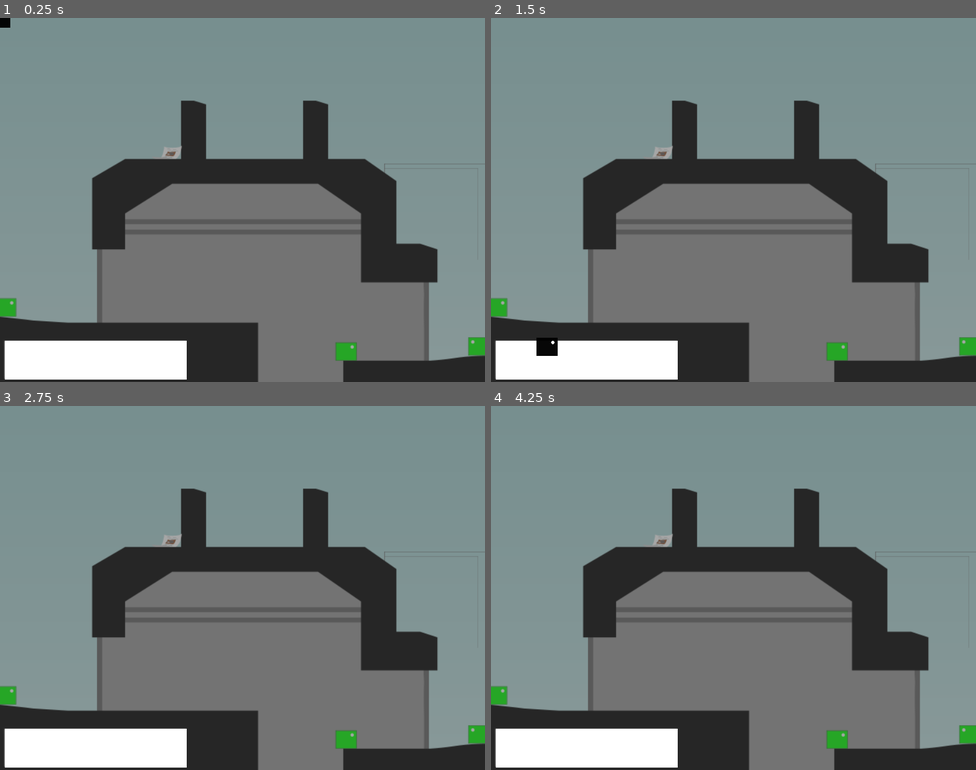
Above: before the commit, frames 1-4 (two rows, left to right).
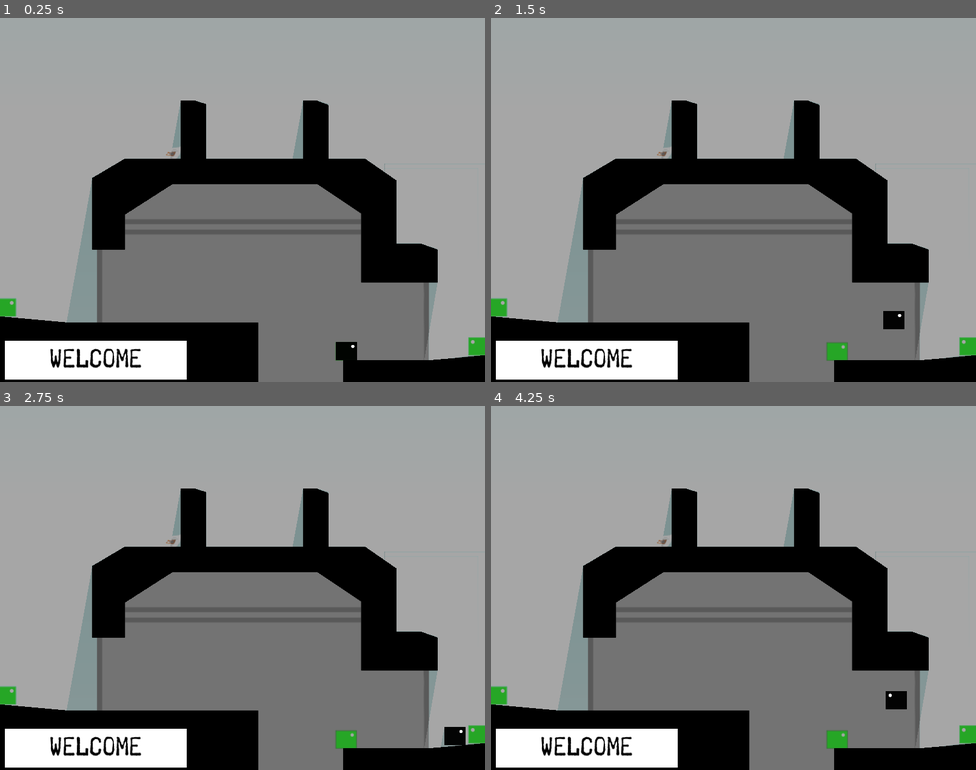
Above: after the commit, the same moments.

Repository: IntangibleMatter/PRIOR-Remake
Game: Godot game, scene res://levels/facility/welcome.tscn
Same seed, same stepped clock (60 frames per second), same inputs: the game is played once before the commit and once after it. This scene is started directly instead of the project's main scene.
Inputs (mouse positions are in pixels of both pictures, inside the frame that each line leads up to):
- Up to frame 1 (0.25 s): no input
- Up to frame 2 (1.5 s): tap Enter at 0.5 s; move the mouse to (840, 181) at 0.52 s; hold Right (move_right) 0.53-1.25 s; hold Space (move_antigrav) 0.53-1.25 s; click (840, 181) at 0.67 s; tap Up (move_jump) at 0.77 s; drag from (636, 218) to (709, 272) at 1.27 s
- Up to frame 3 (2.75 s): tap Space (move_antigrav) at 2 s; move the mouse to (291, 507) at 2.02 s; hold Right (move_right) from 2.03 s (still down); hold Shift from 2.03 s (still down)
- Up to frame 4 (4.25 s): release Right (move_right) at 2.75 s; release Shift at 2.75 s; drag from (709, 660) to (588, 533) at 2.77 s; tap Enter at 3.5, 3.6 s; move the mouse to (879, 642) at 3.52 s; hold Left (move_left) from 3.53 s (still down); tap Up (move_jump) at 3.77 s

The runs differ from the first frame. In frame 1, 70% of the frame differs, in the area x 0-100%, y 0-100%; in frame 2, 70%; in frame 3, 69%; in frame 4, 70%.

Commit message:
ending levels

Diff:
--- a/levels/facility/welcome.tscn
+++ b/levels/facility/welcome.tscn
@@ -1,9 +1,689 @@
-[gd_scene load_steps=3 format=3 uid="uid://d2imrtlg66wi7"]
+[gd_scene load_steps=97 format=3 uid="uid://d2imrtlg66wi7"]
 
 [ext_resource type="PackedScene" uid="uid://0f3ahgtchmfa" path="res://levels/levelbase.tscn" id="1_jaimx"]
 [ext_resource type="Texture2D" uid="uid://bl6153d02k0rf" path="res://assets/originalgame/levels/279.png" id="2_8koag"]
+[ext_resource type="Script" path="res://addons/rmsmartshape/shapes/shape_closed.gd" id="3_e48mp"]
+[ext_resource type="Script" path="res://addons/rmsmartshape/vertex_properties.gd" id="4_iaspg"]
+[ext_resource type="Script" path="res://addons/rmsmartshape/shapes/point.gd" id="5_sksf3"]
+[ext_resource type="Script" path="res://addons/rmsmartshape/shapes/point_array.gd" id="6_7fqqj"]
+[ext_resource type="Resource" uid="uid://q8nl5q4i4vua" path="res://assets/resources/ss2d_defaultblack.tres" id="7_2ya0y"]
+[ext_resource type="PackedScene" uid="uid://d0uvac1yihbnu" path="res://obj/components/spawn.tscn" id="8_oclgh"]
+[ext_resource type="PackedScene" uid="uid://c2bdvyo3foyww" path="res://obj/components/exit.tscn" id="8_ybb2c"]
+
+[sub_resource type="Resource" id="Resource_fqvpk"]
+script = ExtResource("4_iaspg")
+texture_idx = 0
+flip = false
+width = 1.0
+
+[sub_resource type="Resource" id="Resource_lmq2m"]
+script = ExtResource("5_sksf3")
+position = Vector2(0, 984)
+point_in = Vector2(0, 0)
+point_out = Vector2(0, 0)
+properties = SubResource("Resource_fqvpk")
+
+[sub_resource type="Resource" id="Resource_olkwt"]
+script = ExtResource("4_iaspg")
+texture_idx = 0
+flip = false
+width = 1.0
+
+[sub_resource type="Resource" id="Resource_6dh7t"]
+script = ExtResource("5_sksf3")
+position = Vector2(220, 1004)
+point_in = Vector2(0, 0)
+point_out = Vector2(0, 0)
+properties = SubResource("Resource_olkwt")
+
+[sub_resource type="Resource" id="Resource_jb1gk"]
+script = ExtResource("4_iaspg")
+texture_idx = -28
+flip = false
+width = 1.0
+
+[sub_resource type="Resource" id="Resource_8oe68"]
+script = ExtResource("5_sksf3")
+position = Vector2(-32, 1280)
+point_in = Vector2(0, 0)
+point_out = Vector2(0, 0)
+properties = SubResource("Resource_jb1gk")
+
+[sub_resource type="Resource" id="Resource_5xdyg"]
+script = ExtResource("4_iaspg")
+texture_idx = 0
+flip = false
+width = 1.0
+
+[sub_resource type="Resource" id="Resource_7s574"]
+script = ExtResource("5_sksf3")
+position = Vector2(0, 984)
+point_in = Vector2(0, 0)
+point_out = Vector2(0, 0)
+properties = SubResource("Resource_5xdyg")
+
+[sub_resource type="Resource" id="Resource_mcxbs"]
+script = ExtResource("4_iaspg")
+texture_idx = 67
+flip = false
+width = 1.0
+
+[sub_resource type="Resource" id="Resource_5stpx"]
+script = ExtResource("5_sksf3")
+position = Vector2(1664, 1280)
+point_in = Vector2(0, 0)
+point_out = Vector2(0, 0)
+properties = SubResource("Resource_mcxbs")
+
+[sub_resource type="Resource" id="Resource_nox5q"]
+script = ExtResource("4_iaspg")
+texture_idx = -10
+flip = false
+width = 1.0
+
+[sub_resource type="Resource" id="Resource_sy7vf"]
+script = ExtResource("5_sksf3")
+position = Vector2(852, 1004)
+point_in = Vector2(0, 0)
+point_out = Vector2(0, 0)
+properties = SubResource("Resource_nox5q")
+
+[sub_resource type="Resource" id="Resource_n15ds"]
+script = ExtResource("4_iaspg")
+texture_idx = 0
+flip = false
+width = 1.0
+
+[sub_resource type="Resource" id="Resource_e8mkt"]
+script = ExtResource("5_sksf3")
+position = Vector2(852, 1272)
+point_in = Vector2(0, 0)
+point_out = Vector2(0, 0)
+properties = SubResource("Resource_n15ds")
+
+[sub_resource type="Resource" id="Resource_rmndu"]
+script = ExtResource("4_iaspg")
+texture_idx = 0
+flip = false
+width = 1.0
+
+[sub_resource type="Resource" id="Resource_dt70d"]
+script = ExtResource("5_sksf3")
+position = Vector2(1132, 1272)
+point_in = Vector2(0, 0)
+point_out = Vector2(0, 0)
+properties = SubResource("Resource_rmndu")
+
+[sub_resource type="Resource" id="Resource_7mfwa"]
+script = ExtResource("4_iaspg")
+texture_idx = 0
+flip = false
+width = 1.0
+
+[sub_resource type="Resource" id="Resource_eg68c"]
+script = ExtResource("5_sksf3")
+position = Vector2(1132, 1128)
+point_in = Vector2(0, 0)
+point_out = Vector2(0, 0)
+properties = SubResource("Resource_7mfwa")
+
+[sub_resource type="Resource" id="Resource_f16ap"]
+script = ExtResource("4_iaspg")
+texture_idx = 0
+flip = false
+width = 1.0
+
+[sub_resource type="Resource" id="Resource_sttbb"]
+script = ExtResource("5_sksf3")
+position = Vector2(1664, 1112)
+point_in = Vector2(0, 0)
+point_out = Vector2(0, 0)
+properties = SubResource("Resource_f16ap")
+
+[sub_resource type="Resource" id="Resource_ejttc"]
+script = ExtResource("4_iaspg")
+texture_idx = 0
+flip = false
+width = 1.0
+
+[sub_resource type="Resource" id="Resource_xw4t8"]
+script = ExtResource("5_sksf3")
+position = Vector2(1424, 1128)
+point_in = Vector2(0, 0)
+point_out = Vector2(0, 0)
+properties = SubResource("Resource_ejttc")
+
+[sub_resource type="Resource" id="Resource_nvysd"]
+script = ExtResource("4_iaspg")
+texture_idx = 0
+flip = false
+width = 1.0
+
+[sub_resource type="Resource" id="Resource_w4t0l"]
+script = ExtResource("5_sksf3")
+position = Vector2(1520, 1120)
+point_in = Vector2(0, 0)
+point_out = Vector2(0, 0)
+properties = SubResource("Resource_nvysd")
+
+[sub_resource type="Resource" id="Resource_3n7ig"]
+script = ExtResource("4_iaspg")
+texture_idx = 0
+flip = false
+width = 1.0
+
+[sub_resource type="Resource" id="Resource_vp304"]
+script = ExtResource("5_sksf3")
+position = Vector2(1600, 1112)
+point_in = Vector2(0, 0)
+point_out = Vector2(0, 0)
+properties = SubResource("Resource_3n7ig")
+
+[sub_resource type="Resource" id="Resource_j2r0a"]
+script = ExtResource("4_iaspg")
+texture_idx = 0
+flip = false
+width = 1.0
+
+[sub_resource type="Resource" id="Resource_vlb67"]
+script = ExtResource("5_sksf3")
+position = Vector2(-32, 984)
+point_in = Vector2(0, 0)
+point_out = Vector2(0, 0)
+properties = SubResource("Resource_j2r0a")
+
+[sub_resource type="Resource" id="Resource_i8llm"]
+script = ExtResource("6_7fqqj")
+_points = {
+0: SubResource("Resource_lmq2m"),
+1: SubResource("Resource_6dh7t"),
+2: SubResource("Resource_8oe68"),
+3: SubResource("Resource_7s574"),
+4: SubResource("Resource_5stpx"),
+5: SubResource("Resource_sy7vf"),
+6: SubResource("Resource_e8mkt"),
+7: SubResource("Resource_dt70d"),
+8: SubResource("Resource_eg68c"),
+9: SubResource("Resource_sttbb"),
+10: SubResource("Resource_xw4t8"),
+11: SubResource("Resource_w4t0l"),
+12: SubResource("Resource_vp304"),
+13: SubResource("Resource_vlb67")
+}
+_point_order = Array[int]([0, 1, 5, 6, 7, 8, 10, 11, 12, 9, 4, 2, 13, 3])
+_constraints = {
+Array[int]([0, 3]): 15
+}
+_next_key = 14
+_material_overrides = {}
+
+[sub_resource type="OccluderPolygon2D" id="OccluderPolygon2D_et15h"]
+polygon = PackedVector2Array(2.32533e-05, 984, 220, 1004, 852.104, 1003.9, 852.104, 1271.9, 1131.9, 1271.9, 1131.9, 1127.9, 1424, 1128, 1520, 1120, 1600, 1112, 1664.1, 1111.9, 1664.1, 1280.1, -32.1035, 1280.1, -32.1035, 983.896)
+
+[sub_resource type="Resource" id="Resource_jttor"]
+script = ExtResource("4_iaspg")
+texture_idx = 0
+flip = false
+width = 1.0
+
+[sub_resource type="Resource" id="Resource_lwbm1"]
+script = ExtResource("5_sksf3")
+position = Vector2(568, 548)
+point_in = Vector2(0, 0)
+point_out = Vector2(0, 0)
+properties = SubResource("Resource_jttor")
+
+[sub_resource type="Resource" id="Resource_uucrs"]
+script = ExtResource("4_iaspg")
+texture_idx = 0
+flip = false
+width = 1.0
+
+[sub_resource type="Resource" id="Resource_x6vp1"]
+script = ExtResource("5_sksf3")
+position = Vector2(412, 764)
+point_in = Vector2(0, 0)
+point_out = Vector2(0, 0)
+properties = SubResource("Resource_uucrs")
+
+[sub_resource type="Resource" id="Resource_4v3d4"]
+script = ExtResource("4_iaspg")
+texture_idx = 0
+flip = false
+width = 1.0
+
+[sub_resource type="Resource" id="Resource_7v7ro"]
+script = ExtResource("5_sksf3")
+position = Vector2(304, 764)
+point_in = Vector2(0, 0)
+point_out = Vector2(0, 0)
+properties = SubResource("Resource_4v3d4")
+
+[sub_resource type="Resource" id="Resource_mvibf"]
+script = ExtResource("4_iaspg")
+texture_idx = 0
+flip = false
+width = 1.0
+
+[sub_resource type="Resource" id="Resource_g2b70"]
+script = ExtResource("5_sksf3")
+position = Vector2(568, 548)
+point_in = Vector2(0, 0)
+point_out = Vector2(0, 0)
+properties = SubResource("Resource_mvibf")
+
+[sub_resource type="Resource" id="Resource_w344w"]
+script = ExtResource("4_iaspg")
+texture_idx = 0
+flip = false
+width = 1.0
+
+[sub_resource type="Resource" id="Resource_phfja"]
+script = ExtResource("5_sksf3")
+position = Vector2(304, 528)
+point_in = Vector2(0, 0)
+point_out = Vector2(0, 0)
+properties = SubResource("Resource_w344w")
+
+[sub_resource type="Resource" id="Resource_stsno"]
+script = ExtResource("4_iaspg")
+texture_idx = 0
+flip = false
+width = 1.0
+
+[sub_resource type="Resource" id="Resource_8b3jn"]
+script = ExtResource("5_sksf3")
+position = Vector2(412, 648)
+point_in = Vector2(0, 0)
+point_out = Vector2(0, 0)
+properties = SubResource("Resource_stsno")
+
+[sub_resource type="Resource" id="Resource_k73ml"]
+script = ExtResource("4_iaspg")
+texture_idx = 0
+flip = false
+width = 1.0
+
+[sub_resource type="Resource" id="Resource_53usx"]
+script = ExtResource("5_sksf3")
+position = Vector2(412, 464)
+point_in = Vector2(0, 0)
+point_out = Vector2(0, 0)
+properties = SubResource("Resource_k73ml")
+
+[sub_resource type="Resource" id="Resource_q4jag"]
+script = ExtResource("4_iaspg")
+texture_idx = 0
+flip = false
+width = 1.0
+
+[sub_resource type="Resource" id="Resource_2ruuq"]
+script = ExtResource("5_sksf3")
+position = Vector2(1204, 464)
+point_in = Vector2(0, 0)
+point_out = Vector2(0, 0)
+properties = SubResource("Resource_q4jag")
+
+[sub_resource type="Resource" id="Resource_iopqo"]
+script = ExtResource("4_iaspg")
+texture_idx = 0
+flip = false
+width = 1.0
+
+[sub_resource type="Resource" id="Resource_trwvs"]
+script = ExtResource("5_sksf3")
+position = Vector2(1048, 548)
+point_in = Vector2(0, 0)
+point_out = Vector2(0, 0)
+properties = SubResource("Resource_iopqo")
+
+[sub_resource type="Resource" id="Resource_ccdc8"]
+script = ExtResource("4_iaspg")
+texture_idx = 0
+flip = false
+width = 1.0
+
+[sub_resource type="Resource" id="Resource_2vcbp"]
+script = ExtResource("5_sksf3")
+position = Vector2(1308, 536)
+point_in = Vector2(0, 0)
+point_out = Vector2(0, 0)
+properties = SubResource("Resource_ccdc8")
+
+[sub_resource type="Resource" id="Resource_g7y7c"]
+script = ExtResource("4_iaspg")
+texture_idx = 14
+flip = false
+width = 1.0
+
+[sub_resource type="Resource" id="Resource_kslcm"]
+script = ExtResource("5_sksf3")
+position = Vector2(1192, 644)
+point_in = Vector2(0, 0)
+point_out = Vector2(0, 0)
+properties = SubResource("Resource_g7y7c")
+
+[sub_resource type="Resource" id="Resource_t3lj4"]
+script = ExtResource("4_iaspg")
+texture_idx = 0
+flip = false
+width = 1.0
+
+[sub_resource type="Resource" id="Resource_s47bk"]
+script = ExtResource("5_sksf3")
+position = Vector2(1308, 744)
+point_in = Vector2(0, 0)
+point_out = Vector2(0, 0)
+properties = SubResource("Resource_t3lj4")
+
+[sub_resource type="Resource" id="Resource_uwqlc"]
+script = ExtResource("4_iaspg")
+texture_idx = 0
+flip = false
+width = 1.0
+
+[sub_resource type="Resource" id="Resource_vqnw2"]
+script = ExtResource("5_sksf3")
+position = Vector2(1192, 872)
+point_in = Vector2(0, 0)
+point_out = Vector2(0, 0)
+properties = SubResource("Resource_uwqlc")
+
+[sub_resource type="Resource" id="Resource_rp7ee"]
+script = ExtResource("4_iaspg")
+texture_idx = 0
+flip = false
+width = 1.0
+
+[sub_resource type="Resource" id="Resource_ogwkf"]
+script = ExtResource("5_sksf3")
+position = Vector2(1444, 872)
+point_in = Vector2(0, 0)
+point_out = Vector2(0, 0)
+properties = SubResource("Resource_rp7ee")
+
+[sub_resource type="Resource" id="Resource_eb4fj"]
+script = ExtResource("4_iaspg")
+texture_idx = 0
+flip = false
+width = 1.0
+
+[sub_resource type="Resource" id="Resource_4o05c"]
+script = ExtResource("5_sksf3")
+position = Vector2(1444, 764)
+point_in = Vector2(0, 0)
+point_out = Vector2(0, 0)
+properties = SubResource("Resource_eb4fj")
+
+[sub_resource type="Resource" id="Resource_o8u1b"]
+script = ExtResource("4_iaspg")
+texture_idx = 0
+flip = false
+width = 1.0
+
+[sub_resource type="Resource" id="Resource_if4mf"]
+script = ExtResource("5_sksf3")
+position = Vector2(1388, 744)
+point_in = Vector2(0, 0)
+point_out = Vector2(0, 0)
+properties = SubResource("Resource_o8u1b")
+
+[sub_resource type="Resource" id="Resource_77s7n"]
+script = ExtResource("4_iaspg")
+texture_idx = 0
+flip = false
+width = 1.0
+
+[sub_resource type="Resource" id="Resource_5p3aw"]
+script = ExtResource("5_sksf3")
+position = Vector2(596, 464)
+point_in = Vector2(0, 0)
+point_out = Vector2(0, 0)
+properties = SubResource("Resource_77s7n")
+
+[sub_resource type="Resource" id="Resource_4tvjq"]
+script = ExtResource("4_iaspg")
+texture_idx = 0
+flip = false
+width = 1.0
+
+[sub_resource type="Resource" id="Resource_st5f1"]
+script = ExtResource("5_sksf3")
+position = Vector2(680, 464)
+point_in = Vector2(0, 0)
+point_out = Vector2(0, 0)
+properties = SubResource("Resource_4tvjq")
+
+[sub_resource type="Resource" id="Resource_b82xr"]
+script = ExtResource("4_iaspg")
+texture_idx = 0
+flip = false
+width = 1.0
+
+[sub_resource type="Resource" id="Resource_pakdq"]
+script = ExtResource("5_sksf3")
+position = Vector2(680, 284)
+point_in = Vector2(0, 0)
+point_out = Vector2(0, 0)
+properties = SubResource("Resource_b82xr")
+
+[sub_resource type="Resource" id="Resource_bir6c"]
+script = ExtResource("4_iaspg")
+texture_idx = 0
+flip = false
+width = 1.0
+
+[sub_resource type="Resource" id="Resource_050lf"]
+script = ExtResource("5_sksf3")
+position = Vector2(596, 272)
+point_in = Vector2(0, 0)
+point_out = Vector2(0, 0)
+properties = SubResource("Resource_bir6c")
+
+[sub_resource type="Resource" id="Resource_u56vv"]
+script = ExtResource("4_iaspg")
+texture_idx = 0
+flip = false
+width = 1.0
+
+[sub_resource type="Resource" id="Resource_geotw"]
+script = ExtResource("5_sksf3")
+position = Vector2(640, 272)
+point_in = Vector2(0, 0)
+point_out = Vector2(0, 0)
+properties = SubResource("Resource_u56vv")
+
+[sub_resource type="Resource" id="Resource_mdn0u"]
+script = ExtResource("4_iaspg")
+texture_idx = 0
+flip = false
+width = 1.0
+
+[sub_resource type="Resource" id="Resource_ksob5"]
+script = ExtResource("5_sksf3")
+position = Vector2(1084, 464)
+point_in = Vector2(0, 0)
+point_out = Vector2(0, 0)
+properties = SubResource("Resource_mdn0u")
+
+[sub_resource type="Resource" id="Resource_mt62s"]
+script = ExtResource("4_iaspg")
+texture_idx = 0
+flip = false
+width = 1.0
+
+[sub_resource type="Resource" id="Resource_u54h3"]
+script = ExtResource("5_sksf3")
+position = Vector2(1000, 464)
+point_in = Vector2(0, 0)
+point_out = Vector2(0, 0)
+properties = SubResource("Resource_mt62s")
+
+[sub_resource type="Resource" id="Resource_dsmvw"]
+script = ExtResource("4_iaspg")
+texture_idx = -16
+flip = false
+width = 1.0
+
+[sub_resource type="Resource" id="Resource_f37au"]
+script = ExtResource("5_sksf3")
+position = Vector2(1084, 288)
+point_in = Vector2(0, 0)
+point_out = Vector2(0, 0)
+properties = SubResource("Resource_dsmvw")
+
+[sub_resource type="Resource" id="Resource_ystvc"]
+script = ExtResource("4_iaspg")
+texture_idx = 0
+flip = false
+width = 1.0
+
+[sub_resource type="Resource" id="Resource_5emer"]
+script = ExtResource("5_sksf3")
+position = Vector2(1000, 272)
+point_in = Vector2(0, 0)
+point_out = Vector2(0, 0)
+properties = SubResource("Resource_ystvc")
+
+[sub_resource type="Resource" id="Resource_fg1ig"]
+script = ExtResource("4_iaspg")
+texture_idx = 0
+flip = false
+width = 1.0
+
+[sub_resource type="Resource" id="Resource_diy8s"]
+script = ExtResource("5_sksf3")
+position = Vector2(1044, 272)
+point_in = Vector2(0, 0)
+point_out = Vector2(0, 0)
+properties = SubResource("Resource_fg1ig")
+
+[sub_resource type="Resource" id="Resource_2lto6"]
+script = ExtResource("6_7fqqj")
+_points = {
+0: SubResource("Resource_lwbm1"),
+1: SubResource("Resource_x6vp1"),
+2: SubResource("Resource_7v7ro"),
+3: SubResource("Resource_g2b70"),
+4: SubResource("Resource_phfja"),
+5: SubResource("Resource_8b3jn"),
+6: SubResource("Resource_53usx"),
+7: SubResource("Resource_2ruuq"),
+8: SubResource("Resource_trwvs"),
+9: SubResource("Resource_2vcbp"),
+10: SubResource("Resource_kslcm"),
+11: SubResource("Resource_s47bk"),
+12: SubResource("Resource_vqnw2"),
+13: SubResource("Resource_ogwkf"),
+14: SubResource("Resource_4o05c"),
+15: SubResource("Resource_if4mf"),
+16: SubResource("Resource_5p3aw"),
+17: SubResource("Resource_st5f1"),
+18: SubResource("Resource_pakdq"),
+19: SubResource("Resource_050lf"),
+20: SubResource("Resource_geotw"),
+21: SubResource("Resource_ksob5"),
+22: SubResource("Resource_u54h3"),
+23: SubResource("Resource_f37au"),
+24: SubResource("Resource_5emer"),
+25: SubResource("Resource_diy8s")
+}
+_point_order = Array[int]([0, 5, 1, 2, 4, 6, 16, 19, 20, 18, 17, 22, 24, 25, 23, 21, 7, 9, 11, 15, 14, 13, 12, 10, 8, 3])
+_constraints = {
+Array[int]([0, 3]): 15
+}
+_next_key = 26
+_material_overrides = {}
+
+[sub_resource type="OccluderPolygon2D" id="OccluderPolygon2D_waf51"]
+polygon = PackedVector2Array(568.006, 548.019, 412.054, 648.029, 412.104, 764.104, 303.896, 764.104, 303.943, 527.968, 411.995, 463.983, 595.896, 463.896, 595.896, 271.896, 640.001, 271.995, 680.079, 283.941, 680.104, 463.896, 999.896, 463.896, 999.896, 271.896, 1044, 271.991, 1084.07, 287.952, 1084.1, 463.896, 1204.01, 463.978, 1308.05, 535.974, 1308.1, 743.896, 1388, 743.993, 1444.07, 763.947, 1444.1, 872.104, 1191.9, 872.104, 1191.95, 644.028, 1047.99, 548.021)
+
+[sub_resource type="RectangleShape2D" id="RectangleShape2D_w0wrb"]
+size = Vector2(1800, 20)
+
+[sub_resource type="RectangleShape2D" id="RectangleShape2D_ck8eh"]
+size = Vector2(400, 20)
+
+[sub_resource type="RectangleShape2D" id="RectangleShape2D_qf5tc"]
+size = Vector2(20, 1500)
 
 [node name="levelbase" instance=ExtResource("1_jaimx")]
 
 [node name="BaseLevel" parent="." index="0"]
 texture = ExtResource("2_8koag")
+
+[node name="body" type="StaticBody2D" parent="Env/Geometry" index="0"]
+
+[node name="SS2D_Shape_Closed" type="Node2D" parent="Env/Geometry/body" index="0"]
+script = ExtResource("3_e48mp")
+_points = SubResource("Resource_i8llm")
+shape_material = ExtResource("7_2ya0y")
+collision_polygon_node_path = NodePath("../CollisionPolygon2D")
+
+[node name="CollisionPolygon2D" type="CollisionPolygon2D" parent="Env/Geometry/body" index="1"]
+visible = false
+modulate = Color(1, 1, 1, 0.3)
+polygon = PackedVector2Array(2.32533e-05, 984, 220, 1004, 852.104, 1003.9, 852.104, 1271.9, 1131.9, 1271.9, 1131.9, 1127.9, 1424, 1128, 1520, 1120, 1600, 1112, 1664.1, 1111.9, 1664.1, 1280.1, -32.1035, 1280.1, -32.1035, 983.896)
+
+[node name="LightOccluder2D" type="LightOccluder2D" parent="Env/Geometry/body" index="2"]
+occluder = SubResource("OccluderPolygon2D_et15h")
+
+[node name="roof" type="StaticBody2D" parent="Env/Geometry" index="1"]
+
+[node name="SS2D_Shape_Closed" type="Node2D" parent="Env/Geometry/roof" index="0"]
+script = ExtResource("3_e48mp")
+_points = SubResource("Resource_2lto6")
+shape_material = ExtResource("7_2ya0y")
+collision_polygon_node_path = NodePath("../CollisionPolygon2D")
+
+[node name="CollisionPolygon2D" type="CollisionPolygon2D" parent="Env/Geometry/roof" index="1"]
+visible = false
+modulate = Color(1, 1, 1, 0.3)
+polygon = PackedVector2Array(568.006, 548.019, 412.054, 648.029, 412.104, 764.104, 303.896, 764.104, 303.943, 527.968, 411.995, 463.983, 595.896, 463.896, 595.896, 271.896, 640.001, 271.995, 680.079, 283.941, 680.104, 463.896, 999.896, 463.896, 999.896, 271.896, 1044, 271.991, 1084.07, 287.952, 1084.1, 463.896, 1204.01, 463.978, 1308.05, 535.974, 1308.1, 743.896, 1388, 743.993, 1444.07, 763.947, 1444.1, 872.104, 1191.9, 872.104, 1191.95, 644.028, 1047.99, 548.021)
+
+[node name="LightOccluder2D" type="LightOccluder2D" parent="Env/Geometry/roof" index="2"]
+occluder = SubResource("OccluderPolygon2D_waf51")
+
+[node name="worldceil" type="StaticBody2D" parent="Env/Geometry" index="2"]
+position = Vector2(794, -176)
+
+[node name="CollisionShape2D" type="CollisionShape2D" parent="Env/Geometry/worldceil" index="0"]
+shape = SubResource("RectangleShape2D_w0wrb")
+
+[node name="DirectionalLight2D" type="DirectionalLight2D" parent="Env/Decoration" index="0"]
+position = Vector2(1128, -312)
+rotation = 0.174533
+energy = 0.5
+shadow_enabled = true
+
+[node name="Spawn" parent="Spawns" index="0"]
+position = Vector2(1144, 1128)
+
+[node name="Spawn2" parent="Spawns" index="1" instance=ExtResource("8_oclgh")]
+position = Vector2(32, 984)
+
+[node name="Spawn3" parent="Spawns" index="2" instance=ExtResource("8_oclgh")]
+position = Vector2(1580, 1112)
+flip_h = true
+facing = 1
+
+[node name="Exit" parent="Exits" index="0"]
+position = Vector2(1008, 1252)
+shape = SubResource("RectangleShape2D_ck8eh")
+scene = "admin"
+spawn = 2
+
+[node name="Exit2" parent="Exits" index="1" instance=ExtResource("8_ybb2c")]
+position = Vector2(-84, 496)
+shape = SubResource("RectangleShape2D_qf5tc")
+scene = "outpost"
+level_section = 1
+
+[node name="Exit3" parent="Exits" index="2" instance=ExtResource("8_ybb2c")]
+position = Vector2(1688, 496)
+shape = SubResource("RectangleShape2D_qf5tc")
+scene = "terrain"
+level_section = 2
+
+[node name="Label" parent="ColorRect" index="0"]
+text = "welcome"
--- a/obj/components/exit.gd
+++ b/obj/components/exit.gd
@@ -9,7 +9,7 @@
 
 @export var scene : String = "isolation"
 @export var spawn : int = 0
-enum LEVEL_SECTIONS {FACILITY, BELONG, NUKE, SORRY}
+enum LEVEL_SECTIONS {FACILITY, ONE, FEW, MANY}
 @export var level_section : LEVEL_SECTIONS = LEVEL_SECTIONS.FACILITY
 
 @onready var collider: CollisionShape2D = $CollisionShape2D
@@ -29,12 +29,12 @@
 	match level_section:
 		LEVEL_SECTIONS.FACILITY:
 			folder = "facility"
-		LEVEL_SECTIONS.BELONG:
-			folder = "endings/belong"
-		LEVEL_SECTIONS.NUKE:
-			folder = "endings/nuke"
-		LEVEL_SECTIONS.SORRY:
-			folder = "endings/sorry"
+		LEVEL_SECTIONS.ONE:
+			folder = "endings/one"
+		LEVEL_SECTIONS.FEW:
+			folder = "endings/few"
+		LEVEL_SECTIONS.MANY:
+			folder = "endings/many"
 
 	Save.data.spawn = spawn
 	Save.data.room = scene
Renamed: levels/endings/belong/bliss.tscn -> levels/endings/few/bliss.tscn
Renamed: levels/endings/belong/misery.tscn -> levels/endings/few/misery.tscn
Renamed: levels/endings/belong/restraint.tscn -> levels/endings/few/restraint.tscn
Renamed: levels/endings/belong/terrain.tscn -> levels/endings/few/terrain.tscn
Renamed: levels/endings/belong/thefew.tscn -> levels/endings/few/thefew.tscn
Renamed: levels/endings/belong/turnaway.tscn -> levels/endings/few/turnaway.tscn
Renamed: levels/endings/sorry/cycle.tscn -> levels/endings/many/cycle.tscn
Renamed: levels/endings/sorry/descent.tscn -> levels/endings/many/descent.tscn
Renamed: levels/endings/sorry/ignorance.tscn -> levels/endings/many/ignorance.tscn
Renamed: levels/endings/sorry/low.tscn -> levels/endings/many/low.tscn
Renamed: levels/endings/sorry/revelation.tscn -> levels/endings/many/revelation.tscn
Renamed: levels/endings/sorry/themany.tscn -> levels/endings/many/themany.tscn
(and 8 more such lines)
